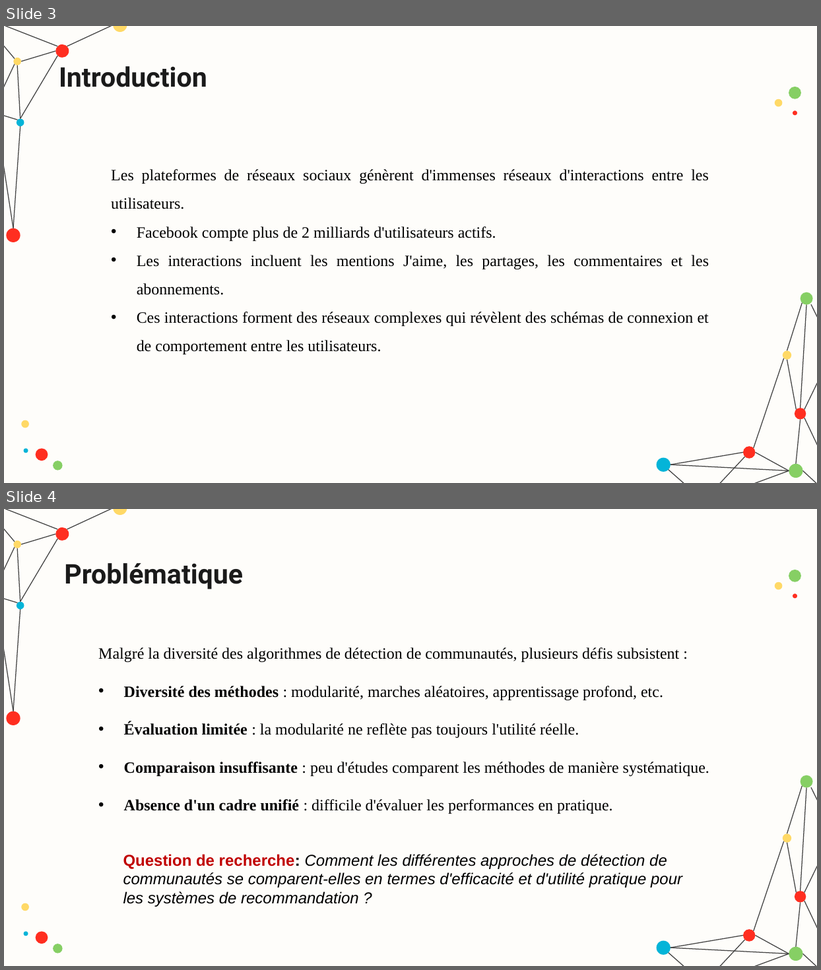
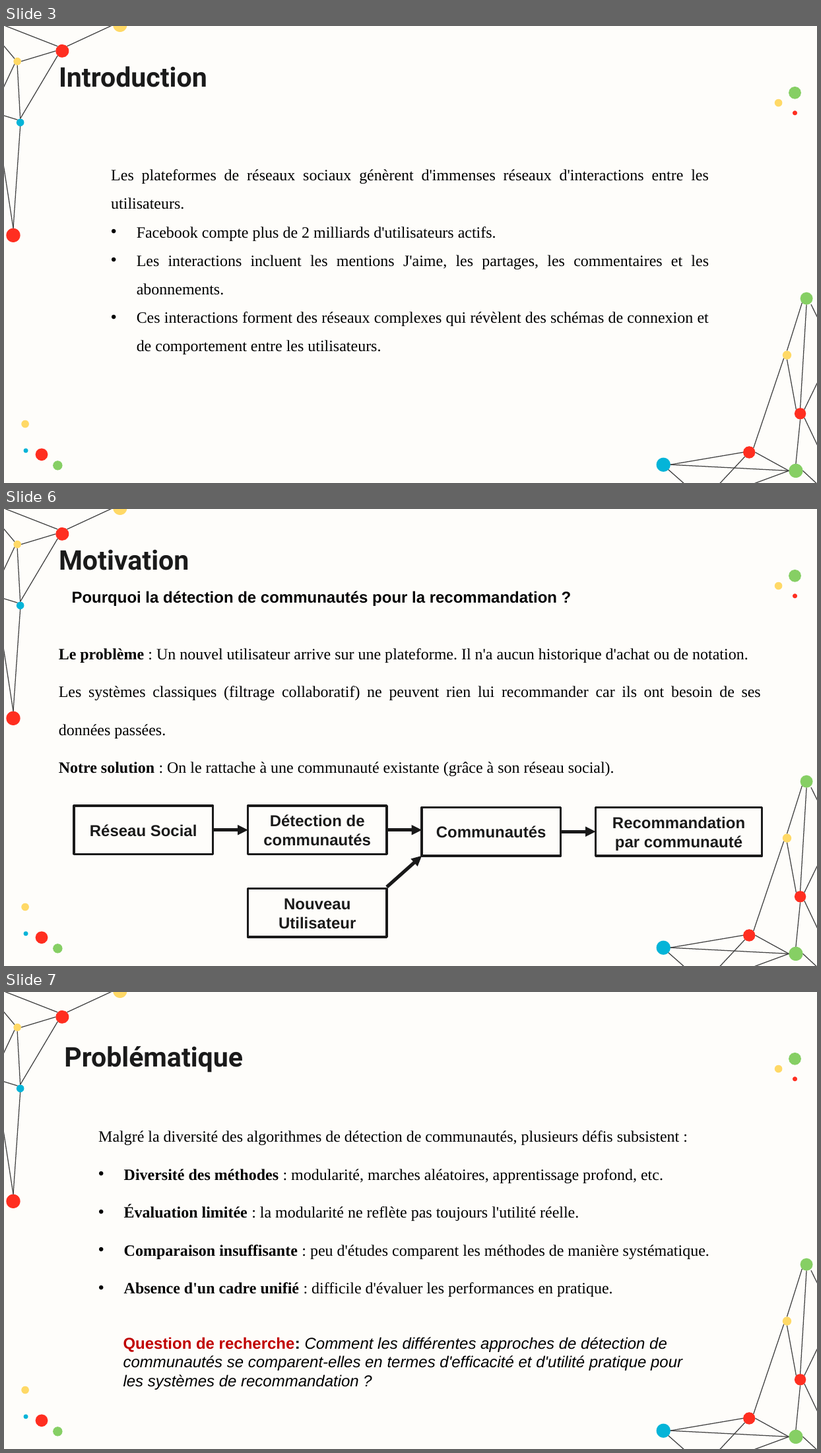
Before and after one commit to hamzamdn077/Master-Project, a slide deck: presentation.pptx. Shown one above the other, each under a label of ours: slides 3 and 4 before the commit, slides 3, 6 and 7 after it; the slides between them are not shown. The pictures are 821x970 and 821x1453 pixels, drawn with LibreOffice and Linux fonts; fonts in the diff are those of the drawing. Boxes give left, top, right and bottom in pixels: in the first picture for what was removed or moved away, otherwise in the second. Text is boxed around its words. In the diff, an @@ line names an element or a change of style, - is before the commit and + after.

```diff
--- a/presentation.pptx
+++ b/presentation.pptx
@@ slide 6 added at (x1=4, y1=509, x2=817, y2=966), background #FEFDFA; not listed: 43 template elements that a slide beside it also shows @@
@@ title added at (x1=59, y1=549, x2=189, y2=570), 24 pt, text #1A1A1A, bold @@
+Motivation
@@ text added at (x1=72, y1=591, x2=557, y2=606), 14 pt, text #000000, bold @@
+Pourquoi la détection de communautés pour la recommandation ?
@@ text added at (x1=59, y1=648, x2=761, y2=776), 14 pt, text #000000 @@
+Le problème : Un nouvel utilisateur arrive sur une plateforme. Il n'a aucun historique d'achat ou de notation.
+Les systèmes classiques (filtrage collaboratif) ne peuvent rien lui recommander car ils ont besoin de ses données passées.
+Notre solution : On le rattache à une communauté existante (grâce à son réseau social).
@@ rectangle added at (x1=74, y1=806, x2=213, y2=855), fill #FEFDFA, outline #1A1A1A 2 pt, 14 pt, text #1A1A1A, bold @@
+Réseau Social
@@ rectangle added at (x1=248, y1=806, x2=387, y2=855), fill #FEFDFA, outline #1A1A1A 2 pt, 14 pt, text #1A1A1A, bold @@
+Détection de communautés
@@ rectangle added at (x1=422, y1=807, x2=561, y2=856), fill #FEFDFA, outline #1A1A1A 2 pt, 14 pt, text #1A1A1A, bold @@
+Communautés
@@ rectangle added at (x1=596, y1=807, x2=762, y2=856), fill #FEFDFA, outline #1A1A1A 2 pt, 14 pt, text #1A1A1A, bold @@
+Recommandation par communauté
@@ arrow added from (213, 830) to (248, 830), #191919 3 pt @@
@@ arrow added from (387, 830) to (422, 830), #191919 3 pt @@
@@ arrow added from (561, 832) to (596, 832), #191919 3 pt @@
@@ arrow added from (387, 887) to (422, 856), #191919 3 pt @@
@@ rectangle added at (x1=248, y1=889, x2=387, y2=937), fill #FEFDFA, outline #1A1A1A 2 pt, 14 pt, text #1A1A1A, bold @@
+Nouveau Utilisateur
@@ what was slide 4 is now slide 7 @@
```
Also in this commit, not shown: 1 slide changed, 2 other slides added, 1 other file.
